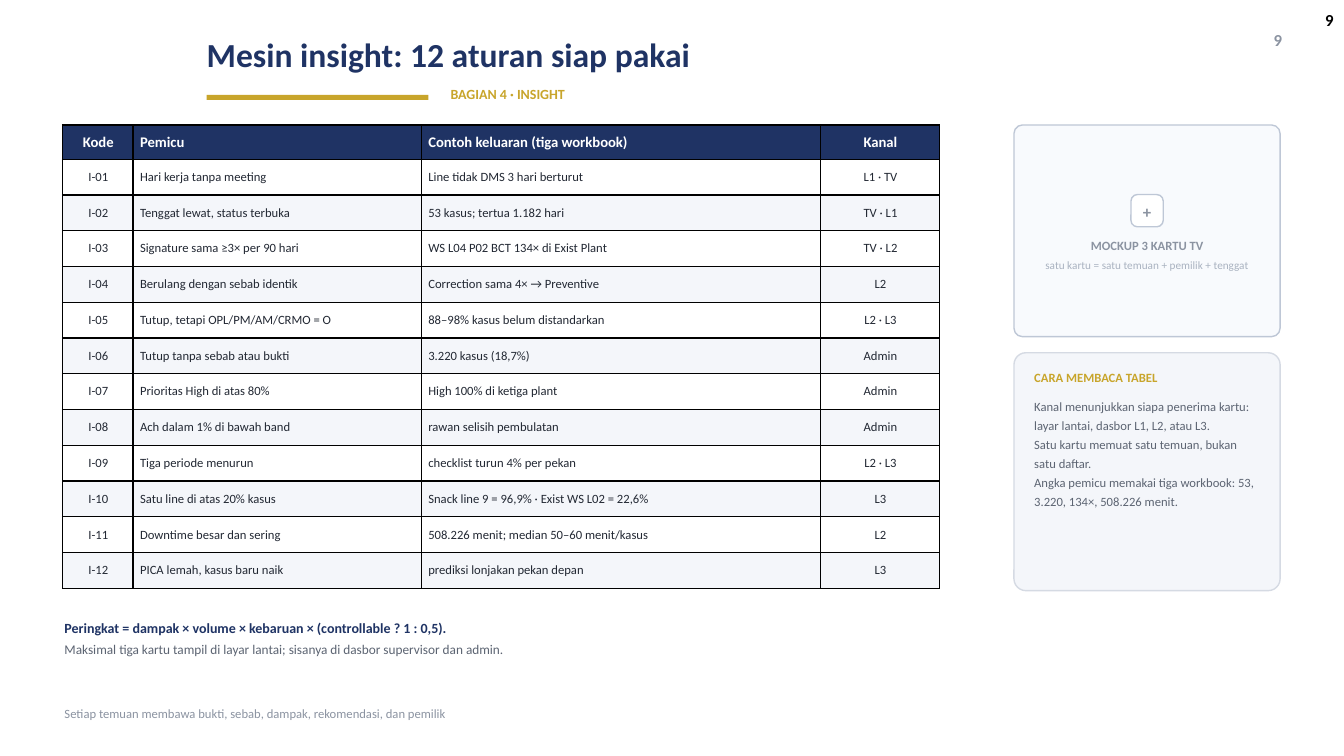
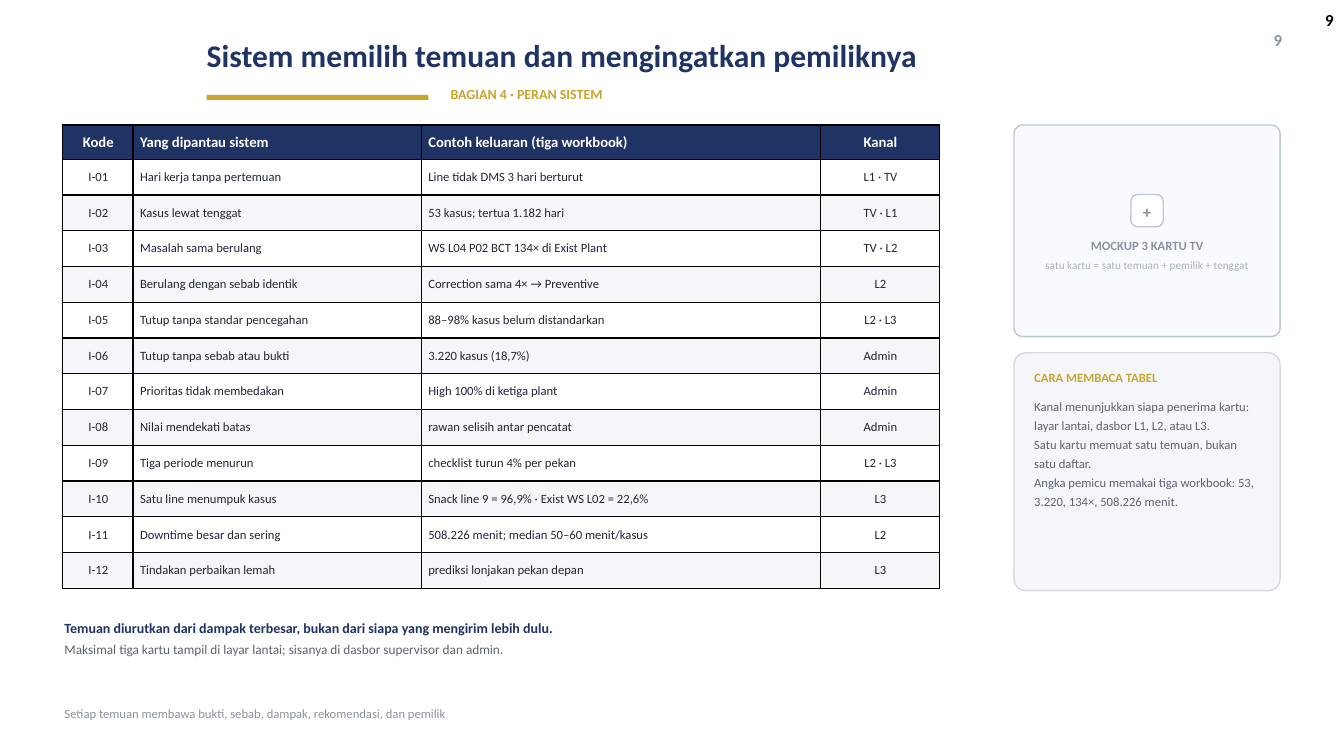
Before and after one commit to GalaxyDust/DailyMonitoringSystem_App, a slide deck: slide 9 of docs/DMS_Digitalisasi_v1.pptx. Drawn at 1344x756 pixels with LibreOffice and Linux fonts; fonts in the diff are those of the drawing; background and template pictures are left out. Boxes give left, top, right and bottom in pixels: in the first picture for what was removed or moved away, otherwise in the second. Text is boxed around its words. In the diff, an @@ line names an element or a change of style, - is before the commit and + after.

Commit message:
docs(ppt): geser fokus deck dari rumus ke peran sistem menggantikan pekerjaan manual

```diff
--- a/docs/DMS_Digitalisasi_v1.pptx
+++ b/docs/DMS_Digitalisasi_v1.pptx
@@ title at (207, 45, 916, 73): text changed; size 24 to 22.5 pt @@
-Mesin insight: 12 aturan siap pakai
+Sistem memilih temuan dan mengingatkan pemiliknya
@@ text at (451, 90, 603, 99): text changed @@
-BAGIAN 4 · INSIGHT
+BAGIAN 4 · PERAN SISTEM
@@ table at (63, 125, 940, 589) @@
-row 1, column 2: Pemicu
+row 1, column 2: Yang dipantau sistem
-row 2, column 2: Hari kerja tanpa meeting
+row 2, column 2: Hari kerja tanpa pertemuan
-row 3, column 2: Tenggat lewat, status terbuka
+row 3, column 2: Kasus lewat tenggat
-row 4, column 2: Signature sama ≥3× per 90 hari
+row 4, column 2: Masalah sama berulang
-row 6, column 2: Tutup, tetapi OPL/PM/AM/CRMO = O
+row 6, column 2: Tutup tanpa standar pencegahan
-row 8, column 2: Prioritas High di atas 80%
+row 8, column 2: Prioritas tidak membedakan
-row 9, column 2: Ach dalam 1% di bawah band
+row 9, column 2: Nilai mendekati batas
-row 9, column 3: rawan selisih pembulatan
+row 9, column 3: rawan selisih antar pencatat
-row 11, column 2: Satu line di atas 20% kasus
+row 11, column 2: Satu line menumpuk kasus
-row 13, column 2: PICA lemah, kasus baru naik
+row 13, column 2: Tindakan perbaikan lemah
@@ text at (64, 623, 553, 636): text changed @@
-Peringkat = dampak × volume × kebaruan × (controllable ? 1 : 0,5).
+Temuan diurutkan dari dampak terbesar, bukan dari siapa yang mengirim lebih dulu.
```
Also in this commit, not shown: 10 other slides changed, 2 slides added, 2 slides removed, 1 other file.
